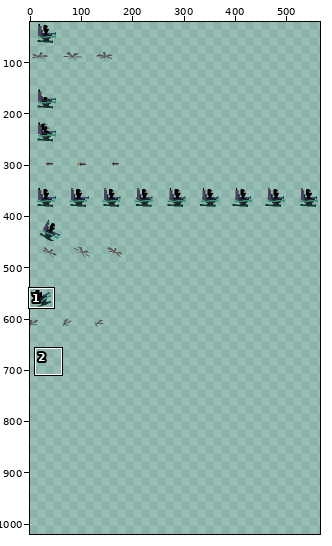
Two states of a sprite sheet, static/assets/tri-artillerist-skibidi-toilet-sheet.png. Above, an overview of the earlier version with the close-up marked.
Close-up. As it was:
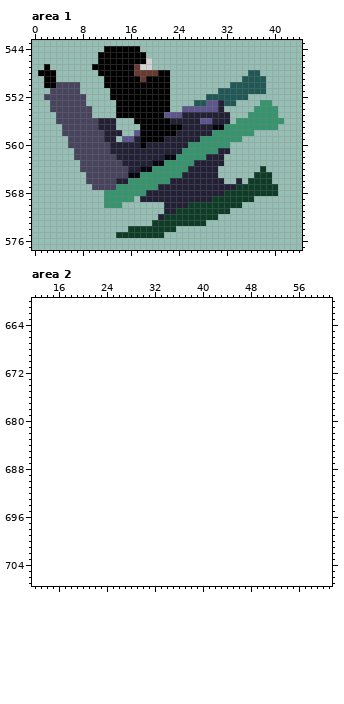
The file is 576x640 pixels. Shown: area 1: x 0..44, y 543..577; area 2: x 12..61, y 660..707. The old version is drawn lined up with the new one, on the new canvas. The wide view leaves out empty margins. The commit also changed other parts of the picture, which this record leaves out.
After the commit:
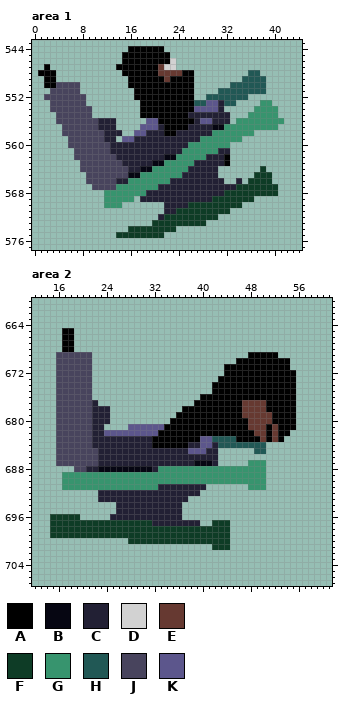
Palette (. is transparent): A #000000  B #060612  C #222034  D #d2d2d2  E #663931  F #0e3c26  G #37946e  H #215855  J #48445d  K #5c568c
Edits made:
canvas 576x640 -> 576x1024
Changed rows in their new state; - is an unchanged pixel.
Area 1:
first column x 10:
544 --....--AAAA-----------
545 -....----AAAA----------
546 -....----AAAAD---------
547 ....---AAAAEDD---------
548 -....--AAAAEEEEAA------
549 --....--A---EAAAA------
550 --....-------AAAA------
551 ---....------AAAA------
552 ---....------AAAA------
553 ----....-----AAAA------
554 ----....-----AAAA------
555 ----....----AAAA-------
556 -------..KK--AAAA------
557 --------KKKC---A-------
558 --------KCCC-----------
559 --------CCCC-----------
560 --------C--------------
562 ----------------------A
563 ----------------------A
Area 2:
first column x 15:
665 --AA-------------------------------------
666 --AA-------------------------------------
667 --AA-------------------------------------
668 --AA-------------------------------------
669 -JJJJJJ--------------------------AAAAA---
670 -JJJJJJ------------------------AAAAAAAAA-
671 -JJJJJJ----------------------AAAAAAAAAAA-
672 -JJJJJJ----------------------AAAAAAAAAAAA
673 -JJJJJJ---------------------AAAAAAAAAAAAA
674 -JJJJJJ--------------------AAAAAAAAAAAAAA
675 -JJJJJJ--------------------AAAAAAAAAAAAAA
676 -JJJJJJ------------------AAAAAAAAAAAAAAAA
677 -JJJJJJC----------------AAAAAAAAEEEEAAAAA
678 -JJJJJJCCC------------AAAAAAAAAAEEEEAAAAA
679 -JJJJJJCCC-----------AAAAAAAAAAAEEEEEAAAA
680 -JJJJJJCCC----------AAAAAAAAAAAAAEEEEAAAA
681 -JJJJJJCC----KKKKKKAAAAAAAAAAAAAAEEEAEAAA
682 -JJJJJJCCKKKKKKKKKAAAAAAAAAAAAAAAAEEAEAA-
683 -JJJJJJCCCCCCCCCCAAAAAAAAKKHHHHAAAAEAEA--
684 -JJJJJJCCCCCCCCCCAAAAAACCKKCHHHHHHHH-----
685 -JJJJJJJCCCCCCCCCCCCCCCKKKCC------HH-----
686 -JJJJJJJCCCCCCCCCCCCCCCCCCCC-------------
687 -JJJJJJJCCCCCCCCCCCCCCCCBBBC-----GGG-----
688 ----JJCCBBBBBBBBBCGGGGGGGGGGGGGGGGGG-----
689 --GGGGGGGGGGGGGGGGGGGGGGGGGGGGGGGGGG-----
690 --GGGGGGGGGGGGGGGGGGGGGGGGGGGGGGGGGG-----
691 --GGGGGGGGGGGGGGGGCCCCCCCC-------GGG-----
692 --------CCCCCCCCCCCCCCCCC----------------
693 --------CCCCCCCCCCCCCCC------------------
694 -----------CCCCCCCCCCC-------------------
695 -----------CCCCCCCCCCC-------------------
696 FFFFF-----CCCCCCCCCCCC-------------------
697 FFFFFFFFFFFFFFFFFCCCCCCCC--FFF-----------
698 FFFFFFFFFFFFFFFFFFFFFFFFFFFFFF-----------
699 FFFFFFFFFFFFFFFFFFFFFFFFFFFFFF-----------
700 -------------FFFFFFFFFFFFFFFFF-----------
701 ---------------------------FFF-----------
Where, in picture pixels (left, top, right, bottom), the same in both close-ups:
changed: (92, 46, 194, 148)
added: (224, 154, 230, 166)
added: (50, 328, 296, 550)
